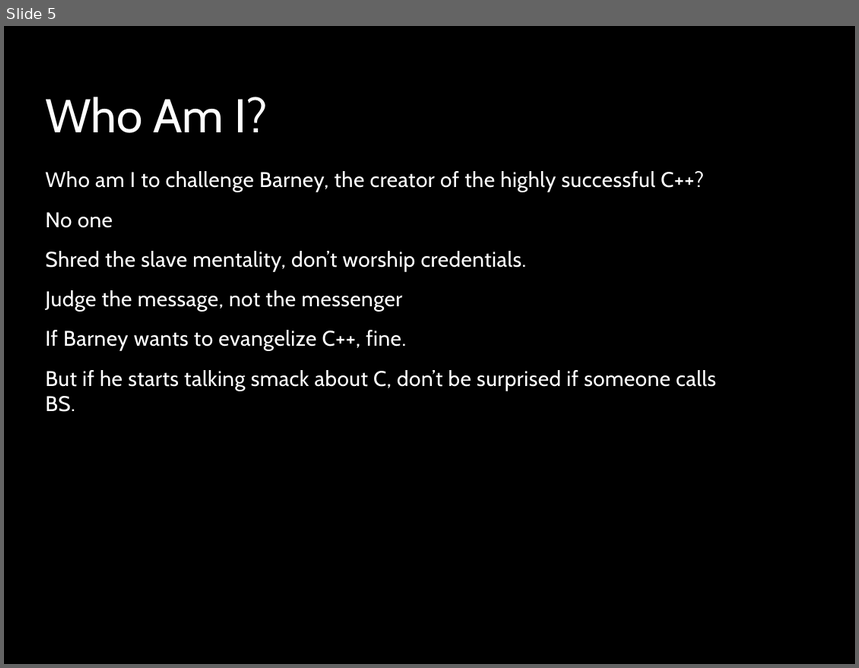
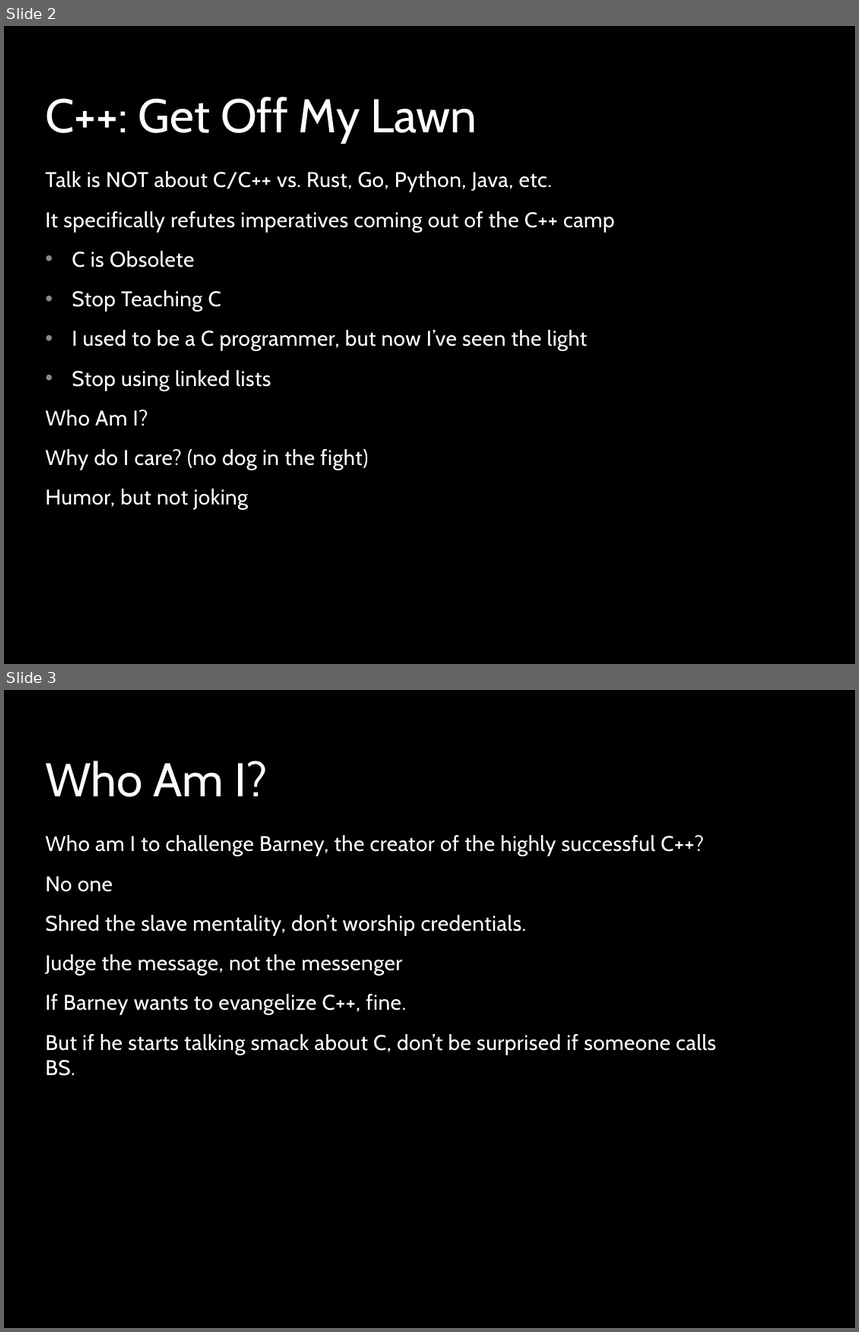
Before and after one commit to stevemac321/whyc, a slide deck: whyc.pptx. Shown one above the other, each under a label of ours: slide 5 before the commit, slides 2 and 3 after it. The pictures are 859x668 and 859x1332 pixels, drawn with LibreOffice and Linux fonts; fonts in the diff are those of the drawing; background and template pictures are left out. Boxes give left, top, right and bottom in pixels: in the first picture for what was removed or moved away, otherwise in the second. Text is boxed around its words. In the diff, an @@ line names an element or a change of style, - is before the commit and + after.

```diff
--- a/whyc.pptx
+++ b/whyc.pptx
@@ slide 2 added at bbox=[4, 26, 855, 664], background picture (left out); not listed: 1 template element that a slide beside it also shows @@
@@ title added at bbox=[45, 97, 477, 144], 40 pt, text #FFFFFF @@
+C++: Get Off My Lawn
@@ text added at bbox=[45, 171, 615, 510], 18 pt, text #FFFFFF @@
+Talk is NOT about C/C++ vs. Rust, Go, Python, Java, etc.
+It specifically refutes imperatives coming out of the C++ camp
+• C is Obsolete
+• Stop Teaching C
+• I used to be a C programmer, but now I’ve seen the light
+• Stop using linked lists
+Who Am I?
+Why do I care? (no dog in the fight)
+Humor, but not joking
@@ what was slide 5 is now slide 3 @@
```
Also in this commit, not shown: 7 slides changed, 3 other slides added, 2 slides removed.
